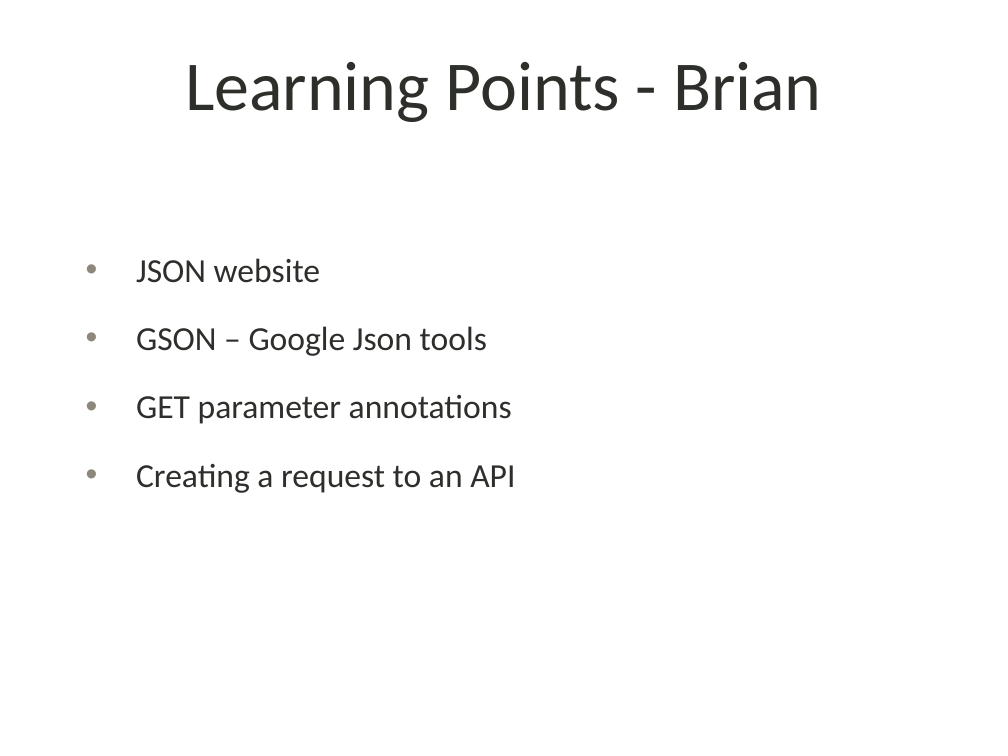
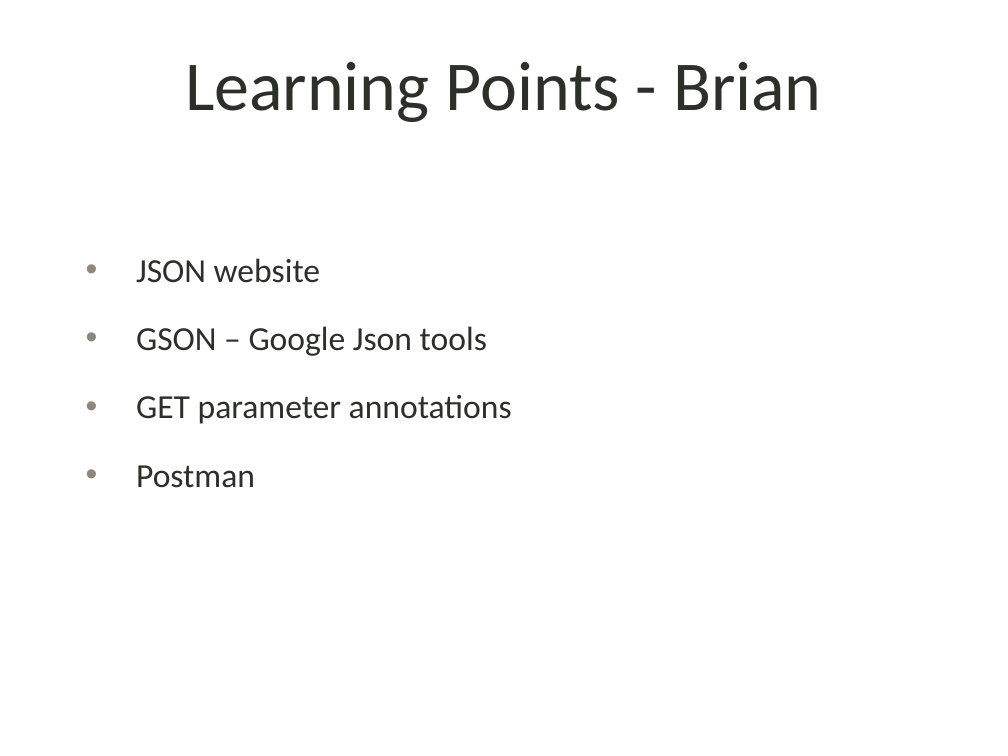
Before and after one commit to bwoestman/weatherWebService, a slide deck: slide 5 of documentation/wwsPresentation.pptx. Drawn at 1008x756 pixels with LibreOffice and Linux fonts; fonts in the diff are those of the drawing; background and template pictures are left out. Boxes give left, top, right and bottom in pixels: in the first picture for what was removed or moved away, otherwise in the second. Text is boxed around its words. In the diff, an @@ line names an element or a change of style, - is before the commit and + after.

Commit message:
added more slides

```diff
--- a/documentation/wwsPresentation.pptx
+++ b/documentation/wwsPresentation.pptx
@@ text at [136, 465, 255, 488]: text changed @@
-• Creating a request to an API
+• Postman
```
Also in this commit, not shown: 1 other slide changed, 4 slides added.
